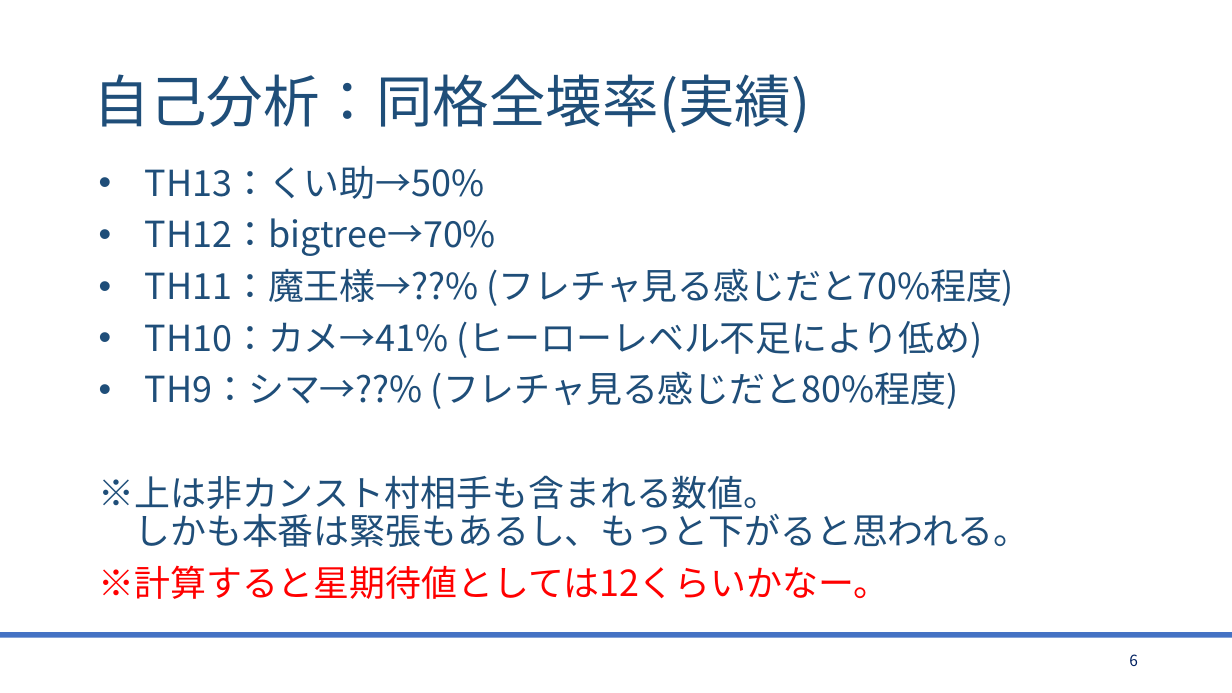
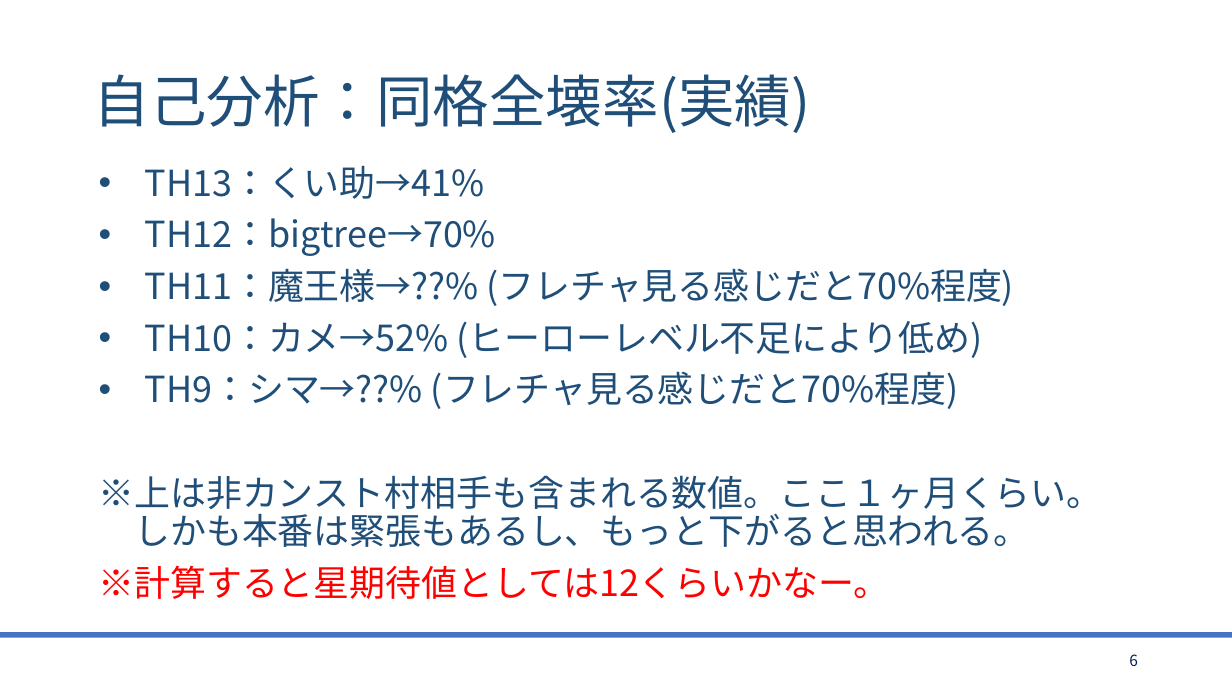
Before and after one commit to bigtreeCoC/documents, a slide deck: slide 6 of CQC攻略.pptx. Drawn at 1232x693 pixels with LibreOffice and Linux fonts; fonts in the diff are those of the drawing. Boxes give left, top, right and bottom in pixels: in the first picture for what was removed or moved away, otherwise in the second. Text is boxed around its words. In the diff, an @@ line names an element or a change of style, - is before the commit and + after.

```diff
--- a/CQC攻略.pptx
+++ b/CQC攻略.pptx
@@ text at <box>145,165,485,199</box>: text changed @@
-• TH13：くい助→50%
+• TH13：くい助→41%
@@ text at <box>99,321,1103,547</box>: text changed @@
-• TH10：カメ→41% (ヒーローレベル不足により低め)
-• TH9：シマ→??% (フレチャ見る感じだと80%程度)
-※上は非カンスト村相手も含まれる数値。
-しかも本番は緊張もあるし、もっと下がると思われる。
+• TH10：カメ→52% (ヒーローレベル不足により低め)
+• TH9：シマ→??% (フレチャ見る感じだと70%程度)
+※上は非カンスト村相手も含まれる数値。ここ１ヶ月くらい。
+しかも本番は緊張もあるし、もっと下がると思われる。
```
Also in this commit, not shown: 3 other slides changed, 1 other file.
